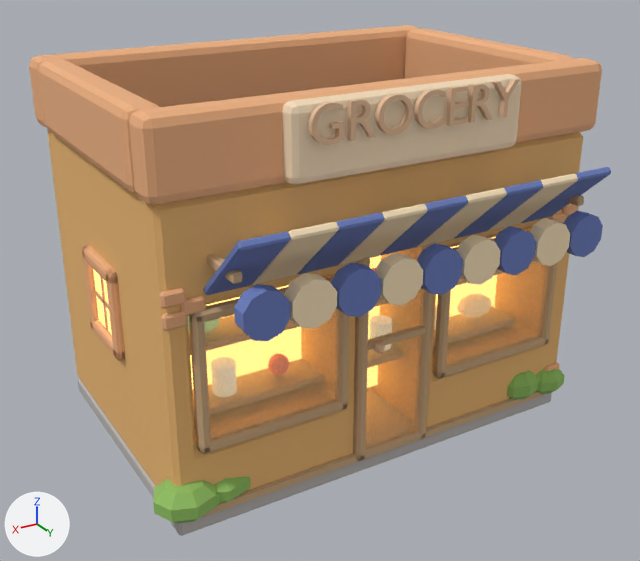
Before and after pictures for a commit that changed the glTF model assets/models/04-grocery-store/04-grocery-store.glb.
Camera for both pictures: a 50 mm lens placed at (2.96, 5.05, 3.47), pointed at (0.09, 0.25, 1.07). Arrows for +X, +Y and +Z are at lower left; the lights stay in place. The older version comes first. Where no turn or scale is listed for an object, it has been applied to the vertices.

Names of what the first picture shows: 'Door_glass', 'ParapetB', 'ParapetF', 'ParapetL', 'ParapetR', 'Plaque', 'SignText', 'Slab', 'Stripe0', 'Stripe1', 'Stripe2', 'Stripe3', 'Stripe4', 'Stripe5', 'Stripe6', 'Stripe7', 'Stripe8', 'Walls', 'WinL_glass', 'WinR_glass' and 43 more.
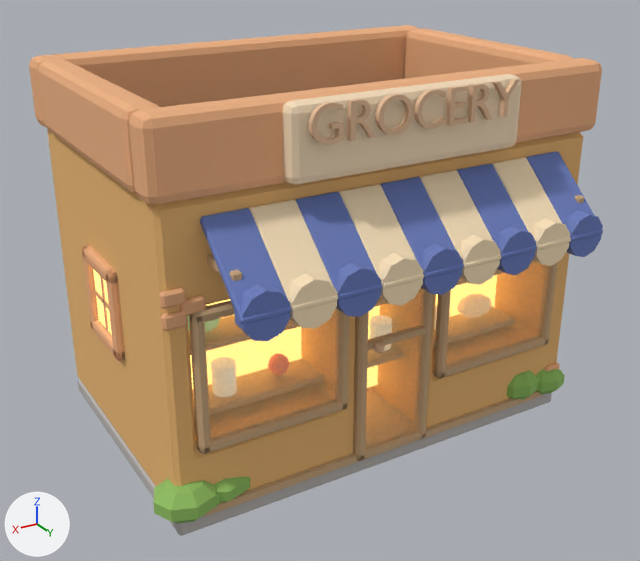
What differs and where, as boxes (x1, y1, x2, y2) in the pictures (640 x 561 px):
'Stripe8', turned
    before: (203, 232, 291, 295)
    after: (199, 208, 292, 325)
'Stripe7', turned
    before: (253, 222, 339, 284)
    after: (250, 200, 338, 312)
'Stripe6', turned
    before: (297, 213, 385, 274)
    after: (295, 192, 382, 300)
'Stripe5', turned
    before: (340, 204, 428, 265)
    after: (339, 184, 424, 289)
'Stripe4', turned
    before: (380, 196, 468, 255)
    after: (380, 177, 464, 279)
'Stripe3', turned
    before: (418, 188, 507, 247)
    after: (420, 170, 501, 269)
'Stripe2', turned
    before: (454, 181, 543, 238)
    after: (457, 163, 537, 260)
'Stripe1', turned
    before: (489, 174, 578, 231)
    after: (492, 157, 571, 250)
'Stripe0', turned
    before: (521, 167, 611, 223)
    after: (526, 151, 603, 242)

What changed in the scene script:
```text
Change ob_stripe0:
    ob_stripe0.rotation_euler: (0.74, 0.0, 0.0) -> (2.402, 0.0, 0.0)  # degrees (42, 0, 0) -> degrees (138, 0, 0)
Change ob_stripe1:
    ob_stripe1.rotation_euler: (0.74, 0.0, 0.0) -> (2.402, 0.0, 0.0)  # degrees (42, 0, 0) -> degrees (138, 0, 0)
Change ob_stripe2:
    ob_stripe2.rotation_euler: (0.74, 0.0, 0.0) -> (2.402, 0.0, 0.0)  # degrees (42, 0, 0) -> degrees (138, 0, 0)
Change ob_stripe3:
    ob_stripe3.rotation_euler: (0.74, 0.0, 0.0) -> (2.402, 0.0, 0.0)  # degrees (42, 0, 0) -> degrees (138, 0, 0)
Change ob_stripe4:
    ob_stripe4.rotation_euler: (0.74, 0.0, 0.0) -> (2.402, 0.0, 0.0)  # degrees (42, 0, 0) -> degrees (138, 0, 0)
Change ob_stripe5:
    ob_stripe5.rotation_euler: (0.74, 0.0, 0.0) -> (2.402, 0.0, 0.0)  # degrees (42, 0, 0) -> degrees (138, 0, 0)
Change ob_stripe6:
    ob_stripe6.rotation_euler: (0.74, 0.0, 0.0) -> (2.402, 0.0, 0.0)  # degrees (42, 0, 0) -> degrees (138, 0, 0)
Change ob_stripe7:
    ob_stripe7.rotation_euler: (0.74, 0.0, 0.0) -> (2.402, 0.0, 0.0)  # degrees (42, 0, 0) -> degrees (138, 0, 0)
Change ob_stripe8:
    ob_stripe8.rotation_euler: (0.74, 0.0, 0.0) -> (2.402, 0.0, 0.0)  # degrees (42, 0, 0) -> degrees (138, 0, 0)
```
